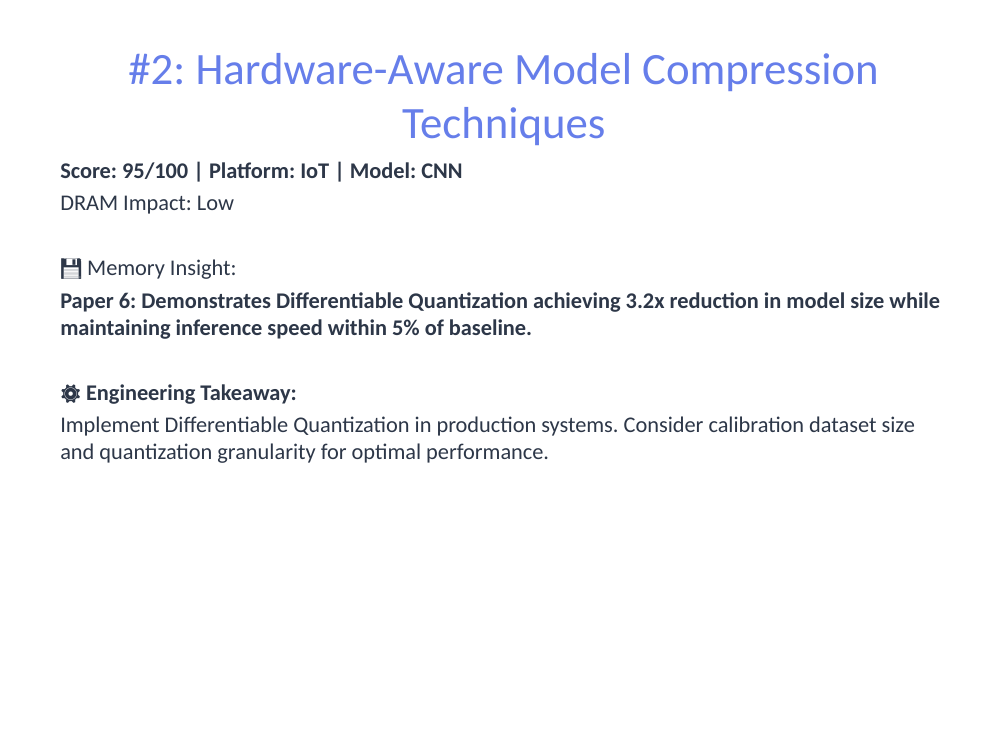
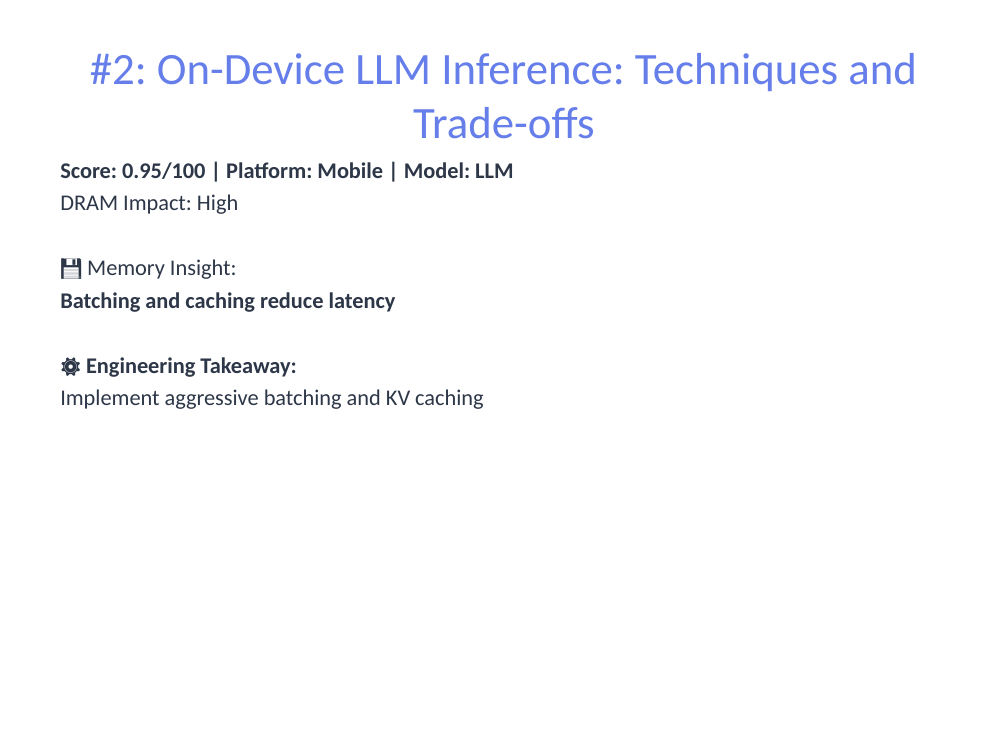
Before and after one commit to pbtsvinaysukhesh/dea-genai-agent, a slide deck: slide 5 of results/reports/report.pptx. Drawn at 1008x756 pixels with LibreOffice and Linux fonts; fonts in the diff are those of the drawing. Boxes give left, top, right and bottom in pixels: in the first picture for what was removed or moved away, otherwise in the second. Text is boxed around its words. In the diff, an @@ line names an element or a change of style, - is before the commit and + after.

```diff
--- a/results/reports/report.pptx
+++ b/results/reports/report.pptx
@@ title at box(90, 53, 917, 139): text changed @@
-#2: Hardware-Aware Model Compression Techniques
+#2: On-Device LLM Inference: Techniques and Trade-offs
@@ text at box(60, 162, 513, 214): text changed @@
-Score: 95/100 | Platform: IoT | Model: CNN
-DRAM Impact: Low
+Score: 0.95/100 | Platform: Mobile | Model: LLM
+DRAM Impact: High
@@ text at box(60, 292, 396, 312): text changed @@
-Paper 6: Demonstrates Differentiable Quantization achieving 3.2x reduction in model size while maintaining inference speed within 5% of baseline.
+Batching and caching reduce latency
@@ text at box(60, 389, 483, 409): text changed @@
-Implement Differentiable Quantization in production systems. Consider calibration dataset size and quantization granularity for optimal performance.
+Implement aggressive batching and KV caching
```
Also in this commit, not shown: 9 other slides changed, 1 slide added, 1 slide removed, 6 other files.
